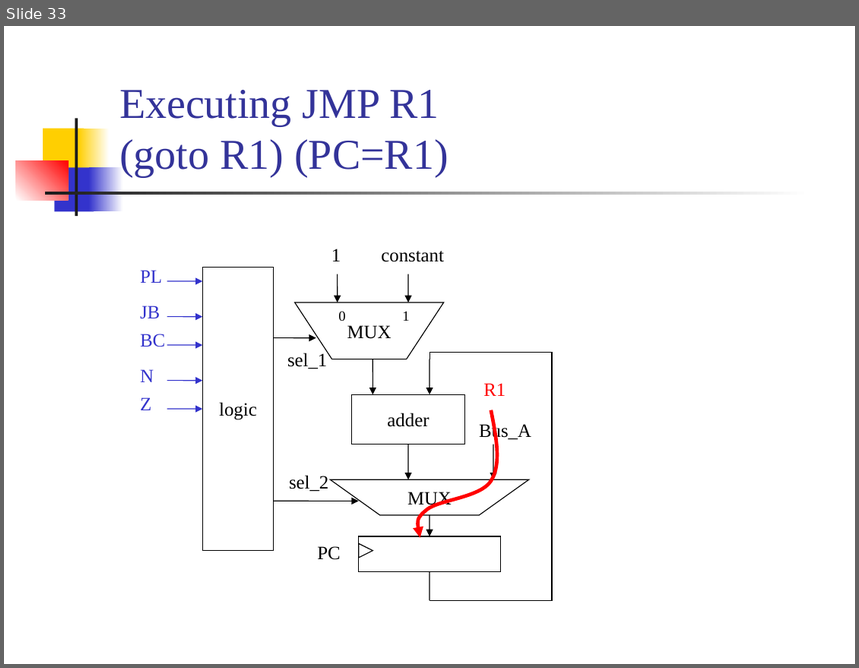
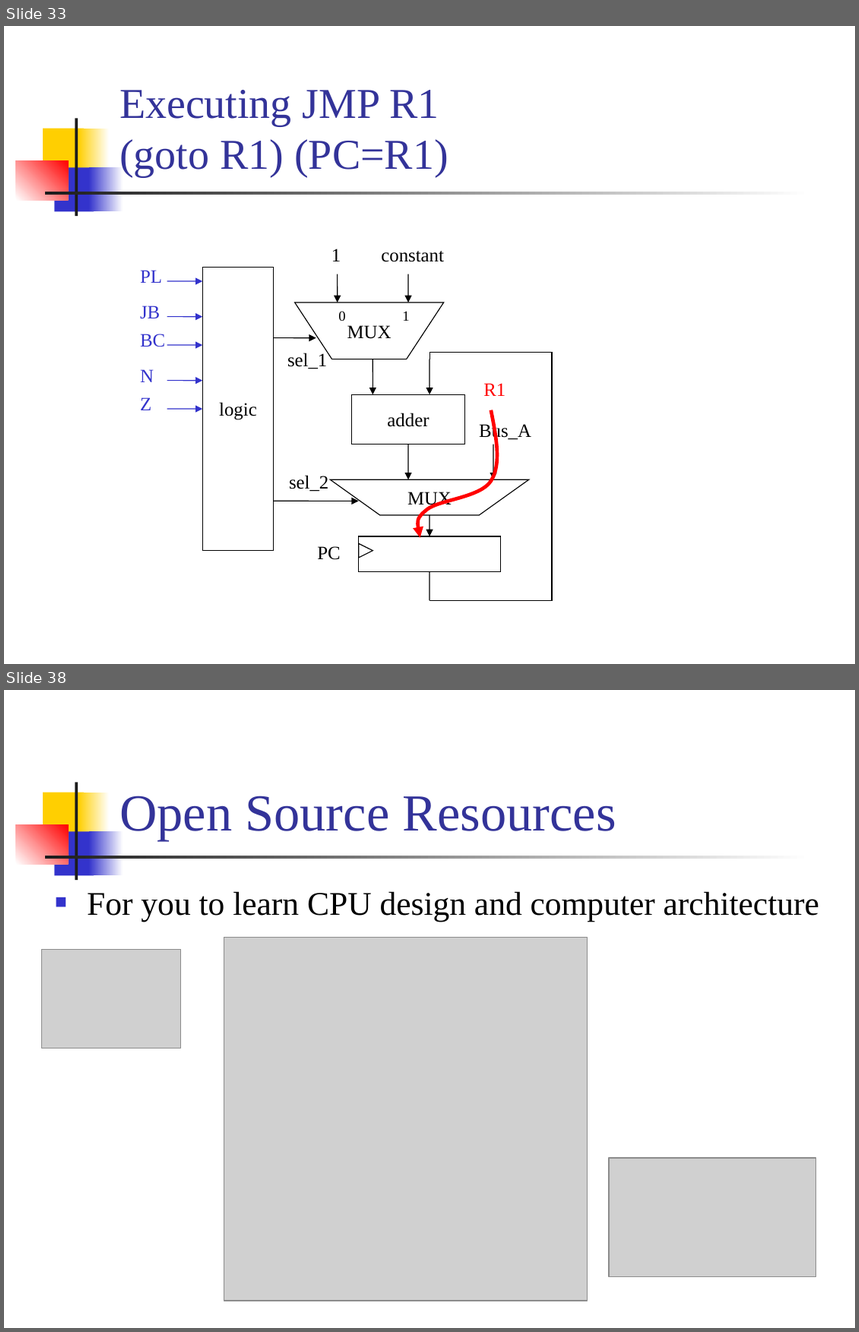
Before and after one commit to CGUSystemCourses/Comp_Org-2018, a slide deck: Lectures/lec12-cpu_ctrl_unit/lec12-cpu_ctrl_unit.pptx. Shown one above the other, each under a label of ours: slide 33 before the commit, slides 33 and 38 after it; the slides between them are not shown. The pictures are 859x668 and 859x1332 pixels, drawn with LibreOffice and Linux fonts; fonts in the diff are those of the drawing; grey boxes stand for pictures. Boxes give left, top, right and bottom in pixels: in the first picture for what was removed or moved away, otherwise in the second. Text is boxed around its words. In the diff, an @@ line names an element or a change of style, - is before the commit and + after.

```diff
--- a/Lectures/lec12-cpu_ctrl_unit/lec12-cpu_ctrl_unit.pptx
+++ b/Lectures/lec12-cpu_ctrl_unit/lec12-cpu_ctrl_unit.pptx
@@ slide 38 added at [4, 690, 855, 1328], background #FFFFFF; not listed: 7 template elements that a slide beside it also shows @@
@@ title added at [120, 796, 617, 841], 44 pt, text #333399 @@
+Open Source Resources
@@ text added at [87, 891, 819, 921], 28 pt, text #000000 @@
+■ For you to learn CPU design and computer architecture
@@ picture added at [224, 938, 587, 1301] @@
@@ picture added at [41, 950, 181, 1049] @@
@@ picture added at [609, 1158, 816, 1277] @@
```
Also in this commit, not shown: 1 slide changed, 5 other slides added, 8 other files.
